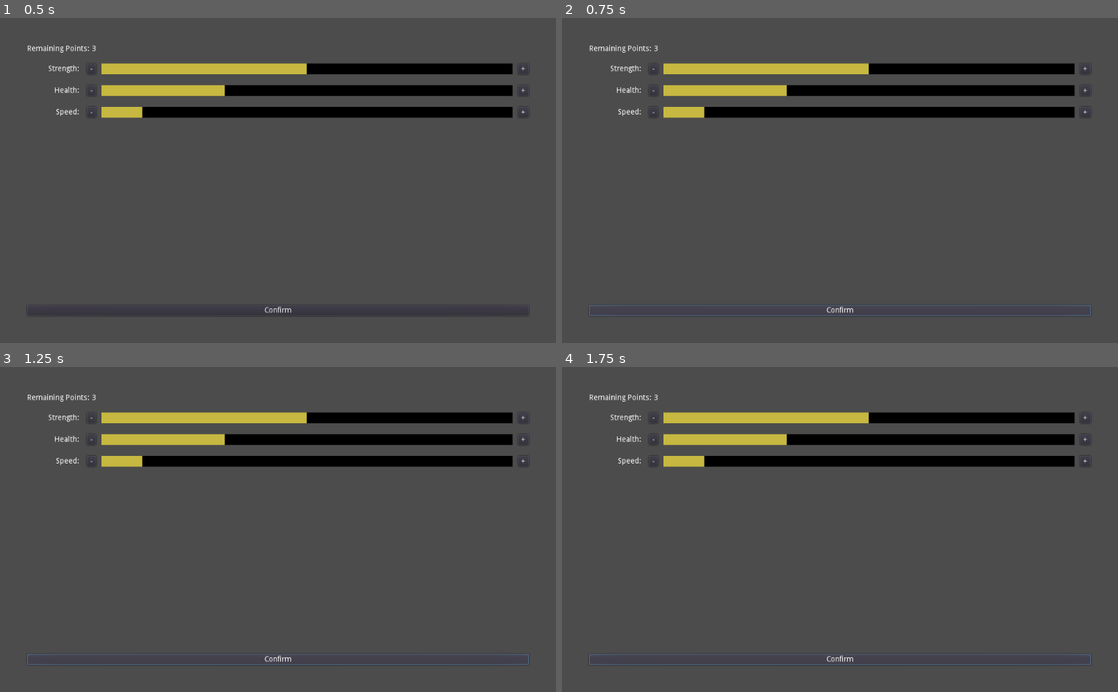
Above: before the commit, frames 1-4 (two rows, left to right).
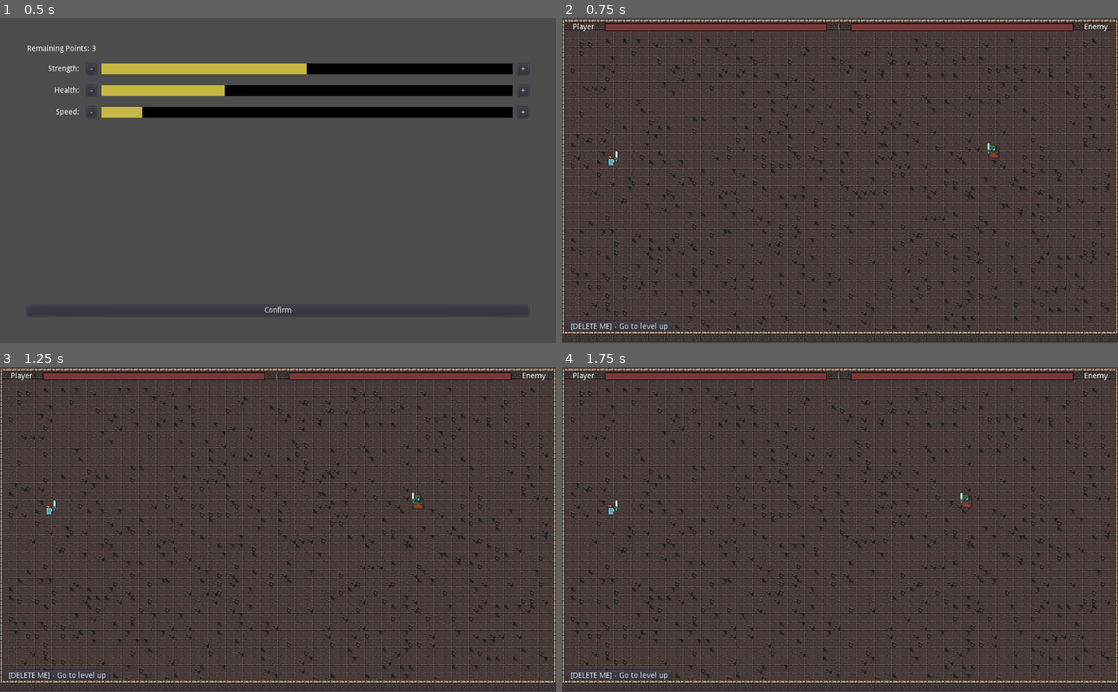
Above: after the commit, the same moments.

Repository: josephmbustamante/ludum-dare-45
Game: Godot game, scene res://Scenes/LevelUp.tscn
Two runs of this game, one before a commit and one after it. Both use one fixed random seed, a clock stepped at 60 frames per second and the inputs below. This scene is started directly instead of the project's main scene.
Inputs (mouse positions are in pixels of both pictures, inside the frame that each line leads up to):
- Up to frame 1 (0.5 s): no input
- Up to frame 2 (0.75 s): click "Confirm" at 0.5 s
- Up to frame 3 (1.25 s): no input
- Up to frame 4 (1.75 s): click (840, 659) at 1.25 s, where only the run before the commit has a clickable "Confirm"

Frame 1 is identical in both runs. In frame 2, 32% of the frame differs, in the area x 0-100%, y 0-100%; in frame 3, 32%; in frame 4, 32%.

Commit message:
Add ogre

Diff:
--- a/Scenes/Enemy.tscn
+++ b/Scenes/Enemies/BigZombie.tscn
@@ -28,7 +28,7 @@
 [sub_resource type="RectangleShape2D" id=2]
 extents = Vector2( 10, 15 )
 
-[node name="Enemy" type="KinematicBody2D" groups=[
+[node name="BigZombie" type="KinematicBody2D" groups=[
 "enemy",
 ]]
 position = Vector2( 805, 255 )
--- /dev/null
+++ b/Scenes/Enemies/Ogre.tscn
@@ -0,0 +1,52 @@
+[gd_scene load_steps=14 format=2]
+
+[ext_resource path="res://Scripts/Enemy.gd" type="Script" id=1]
+[ext_resource path="res://Assets/Sprites/ogre_idle_anim_f0.png" type="Texture" id=2]
+[ext_resource path="res://Assets/Sprites/ogre_idle_anim_f1.png" type="Texture" id=3]
+[ext_resource path="res://Assets/Sprites/ogre_idle_anim_f2.png" type="Texture" id=4]
+[ext_resource path="res://Assets/Sprites/ogre_idle_anim_f3.png" type="Texture" id=5]
+[ext_resource path="res://Assets/Sprites/ogre_run_anim_f0.png" type="Texture" id=6]
+[ext_resource path="res://Assets/Sprites/ogre_run_anim_f1.png" type="Texture" id=7]
+[ext_resource path="res://Assets/Sprites/ogre_run_anim_f2.png" type="Texture" id=8]
+[ext_resource path="res://Assets/Sprites/ogre_run_anim_f3.png" type="Texture" id=9]
+[ext_resource path="res://Scenes/Weapon.tscn" type="PackedScene" id=10]
+[ext_resource path="res://Resources/HitAnimation.tres" type="Animation" id=11]
+
+[sub_resource type="SpriteFrames" id=1]
+animations = [ {
+"frames": [ ExtResource( 2 ), ExtResource( 3 ), ExtResource( 4 ), ExtResource( 5 ) ],
+"loop": true,
+"name": "idle",
+"speed": 12.0
+}, {
+"frames": [ ExtResource( 6 ), ExtResource( 7 ), ExtResource( 8 ), ExtResource( 9 ) ],
+"loop": true,
+"name": "run",
+"speed": 12.0
+} ]
+
+[sub_resource type="RectangleShape2D" id=2]
+extents = Vector2( 10, 15 )
+
+[node name="Ogre" type="KinematicBody2D" groups=[
+"enemy",
+]]
+position = Vector2( 805, 255 )
+script = ExtResource( 1 )
+
+[node name="AnimatedSprite" type="AnimatedSprite" parent="."]
+frames = SubResource( 1 )
+animation = "idle"
+
+[node name="CollisionShape2D" type="CollisionShape2D" parent="."]
+position = Vector2( 0, 5 )
+shape = SubResource( 2 )
+
+[node name="Weapon" parent="." instance=ExtResource( 10 )]
+
+[node name="AttackCooldown" type="Timer" parent="."]
+wait_time = 2.0
+one_shot = true
+
+[node name="AnimationPlayer" type="AnimationPlayer" parent="."]
+anims/HitAnimation = ExtResource( 11 )
--- a/Scenes/LevelUp.tscn
+++ b/Scenes/LevelUp.tscn
@@ -65,7 +65,7 @@
 [node name="Confirm" type="Button" parent="Rows"]
 margin_top = 480.0
 margin_right = 924.0
-margin_bottom = 530.0
+margin_bottom = 500.0
 text = "Confirm"
 [connection signal="decrease_pressed" from="Rows/StrengthLevelUpField" to="." method="_on_StrengthLevelUpField_decrease_pressed"]
 [connection signal="increase_pressed" from="Rows/StrengthLevelUpField" to="." method="_on_StrengthLevelUpField_increase_pressed"]
--- a/Scenes/Main.tscn
+++ b/Scenes/Main.tscn
@@ -1,10 +1,9 @@
-[gd_scene load_steps=6 format=2]
+[gd_scene load_steps=5 format=2]
 
 [ext_resource path="res://Scripts/Main.gd" type="Script" id=1]
 [ext_resource path="res://Resources/DungeonTiles.tres" type="TileSet" id=2]
-[ext_resource path="res://Scenes/Enemy.tscn" type="PackedScene" id=3]
-[ext_resource path="res://Scenes/Player.tscn" type="PackedScene" id=4]
-[ext_resource path="res://Scenes/BattleUI.tscn" type="PackedScene" id=5]
+[ext_resource path="res://Scenes/Player.tscn" type="PackedScene" id=3]
+[ext_resource path="res://Scenes/BattleUI.tscn" type="PackedScene" id=4]
 
 [node name="Main" type="Node2D"]
 script = ExtResource( 1 )
@@ -25,12 +24,10 @@
 format = 1
 tile_data = PoolIntArray( 0, 1, 2, 1, 1, 196612, 2, 1, 196612, 3, 1, 196612, 4, 1, 196612, 5, 1, 196612, 6, 1, 196612,  …(45781 unchanged characters)…
 
-[node name="Enemy" parent="." instance=ExtResource( 3 )]
-
-[node name="Player" parent="." instance=ExtResource( 4 )]
+[node name="Player" parent="." instance=ExtResource( 3 )]
 position = Vector2( 90, 270 )
 
-[node name="BattleUI" parent="." instance=ExtResource( 5 )]
+[node name="BattleUI" parent="." instance=ExtResource( 4 )]
 margin_right = 1025.0
 margin_bottom = 610.0
 
@@ -40,6 +37,5 @@
 margin_right = 22.0
 margin_bottom = 590.0
 text = "[DELETE ME] - Go to level up"
-[connection signal="enemy_health_changed" from="Enemy" to="BattleUI" method="handle_enemy_health_changed"]
 [connection signal="player_health_changed" from="Player" to="BattleUI" method="handle_player_health_changed"]
 [connection signal="pressed" from="Button" to="." method="_on_Button_pressed"]
--- a/Scripts/Global.gd
+++ b/Scripts/Global.gd
@@ -15,6 +15,13 @@
 	# stamina
 	# speed
 }
+
+var enemies = [
+	load("res://Scenes/Enemies/BigZombie.tscn"),
+	load("res://Scenes/Enemies/Ogre.tscn"),
+]
+
+var current_stage = 0
 
 func _ready():
 	var root = get_tree().get_root()
--- a/Scripts/LevelUp.gd
+++ b/Scripts/LevelUp.gd
@@ -68,5 +68,5 @@
 
 
 func _on_Confirm_pressed():
-	print("confirm pressed, ready to go to next level")
-	pass # Replace with function body.
+	Global.current_stage += 1
+	Global.goto_scene("res://Scenes/Main.tscn")
--- a/Scripts/Main.gd
+++ b/Scripts/Main.gd
@@ -1,16 +1,20 @@
 extends Node2D
 
 onready var player = $Player
-onready var enemy = $Enemy
+
 
 onready var ui = $BattleUI
 
 # Called when the node enters the scene tree for the first time.
 func _ready() -> void:
+	var enemy = Global.enemies[Global.current_stage].instance()
+	add_child(enemy)
+	enemy.set_target(player)
+
 	ui.initialize_player_health(PlayerVariables.maxHealth)
 	ui.initialize_enemy_health(enemy.health)
+	enemy.connect("enemy_health_changed", ui, "handle_enemy_health_changed")
 
-	enemy.set_target(player)
 
 
 func _on_Button_pressed():
--- a/Scripts/PlayerVariables.gd
+++ b/Scripts/PlayerVariables.gd
@@ -6,4 +6,6 @@
 var speed: int = 1;
 var weapon: int = 0;
 
+var stage = 1
+
 var unarmedStyleEnabled: bool = false;
